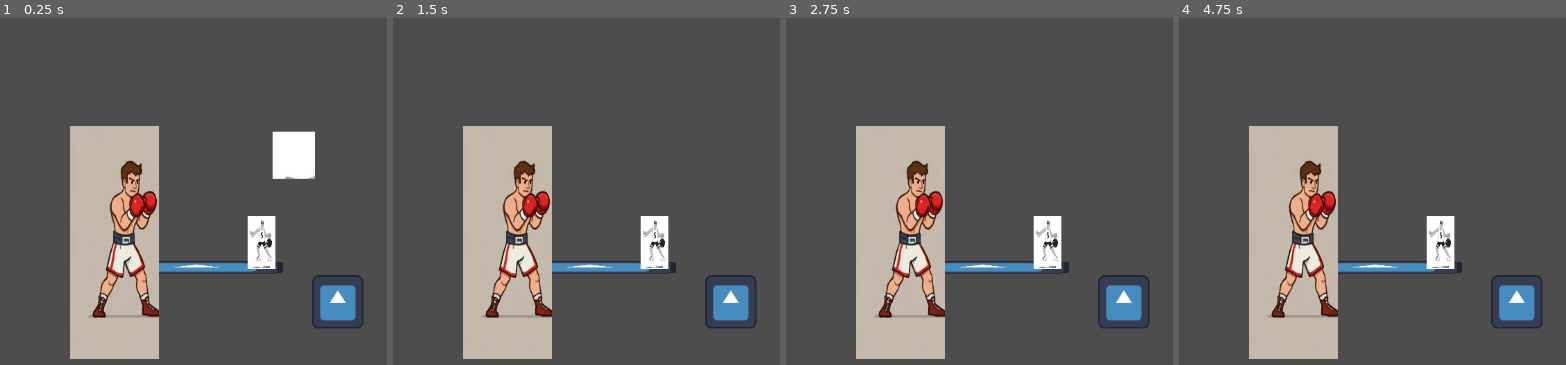
Above: before the commit, frames 1-4 (left to right).
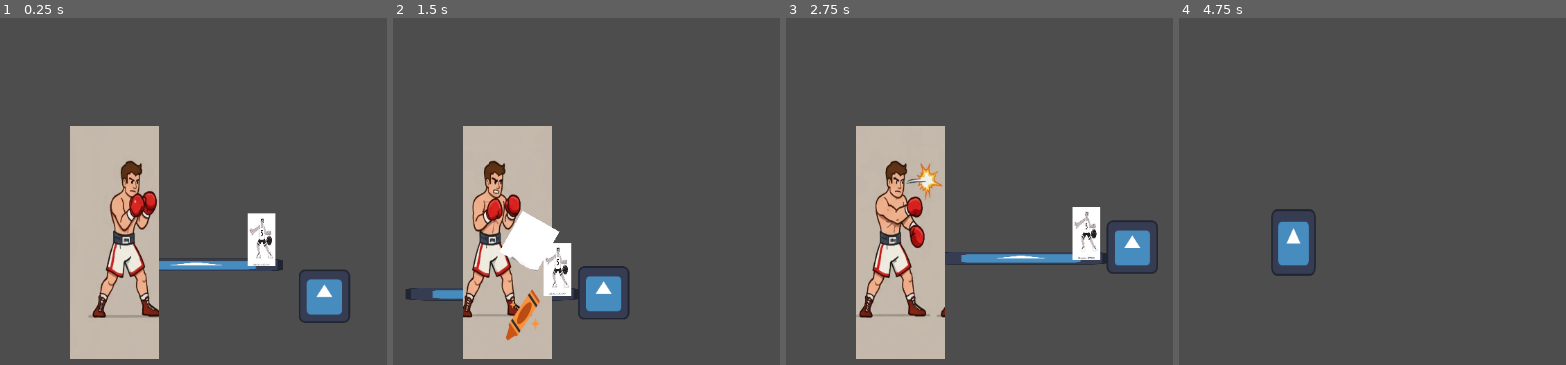
Above: after the commit, the same moments.

Repository: Matrosbu/BGJ2025GrupoSigma
Game: Godot game, scene res://main.tscn
Two runs of this game, one before a commit and one after it. Both use one fixed random seed, a clock stepped at 60 frames per second and the inputs below. The engine's default icon, where the game draws it, is replaced by a stand-in: a white triangle on a blue panel in a dark square.
Inputs:
- Up to frame 1 (0.25 s): no input
- Up to frame 2 (1.5 s): hold Right (ui_right) from 0.53 s (still down); tap C (attack) at 0.6, 1.35 s; tap Space (jump) at 0.77 s
- Up to frame 3 (2.75 s): tap Space (jump) at 1.52 s; release Right (ui_right) at 2.03 s; hold Left (ui_left) from 2.03 s (still down); tap C (attack) at 2.1 s
- Up to frame 4 (4.75 s): release Left (ui_left) at 2.78 s; hold Right (ui_right) 2.78-4.28 s; tap C (attack) at 2.85, 3.6, 4.35 s; tap Space (jump) at 3.02, 3.77, 4.52 s; hold Left (ui_left) from 4.28 s (still down)

The runs differ from the first frame. In frame 1, 4.1% of the frame differs, in the area x 41-94%, y 32-90%; in frame 2, 13%; in frame 3, 12%; in frame 4, 19%, in the area x 18-94%, y 31-99%.

Commit message:
Proyectil y enemigo lanzador funcionales

Diff:
--- a/GameJam2025/bahia-game-jam-2025/juego/enemigo_lanzador.gd
+++ b/GameJam2025/bahia-game-jam-2025/juego/enemigo_lanzador.gd
@@ -1,8 +1,17 @@
 extends CharacterBody2D # Or whatever your enemy's root node is
 
 @onready var spawn_proyectile: Node2D = $SpawnProyectil # Path to your projectile spawn point
-
+var player
 func _ready() -> void:
+	player = get_tree().get_first_node_in_group("player")
+	add_to_group("enemy")
+	await get_tree().create_timer(1.0).timeout
+	var timer = Timer.new()
+	timer.wait_time = 5
+	timer.autostart = true
+	timer.one_shot = false
+	add_child(timer)
+	timer.timeout.connect(throw_projectile)
 	throw_projectile()
 	# Example: Start throwing projectiles after a delay or based on enemy behavior
 	pass
@@ -10,15 +19,7 @@
 func throw_projectile() -> void:
 	var proyectile_instancia = load("res://juego/ProyectilEnemigoLanzador.tscn").instantiate()
 	get_parent().add_child(proyectile_instancia) # Add projectile to a parent node outside the enemy
-
 	proyectile_instancia.global_position = spawn_proyectile.global_position
-
-	# Calculate direction towards player (if aiming at player)
-	# var player_node = get_tree().get_first_node_in_group("player") # Assuming player is in "player" group
-	# if player_node:
-	#     var direction = (player_node.global_position - muzzle_position.global_position).normalized()
-	#     projectile_instance.apply_central_impulse(direction * throw_speed)
-		# else:
-		# Example: Throw in a fixed direction
-	var throw_direction = Vector2(1, 0).rotated(global_rotation) # Throw forward relative to enemy
-	proyectile_instancia.apply_central_impulse(Vector2(200,-200))
+	if player:
+		var direction = (player.global_position - spawn_proyectile.global_position).normalized()
+		proyectile_instancia.apply_central_impulse(direction * 400)
--- a/GameJam2025/bahia-game-jam-2025/juego/jugador.gd
+++ b/GameJam2025/bahia-game-jam-2025/juego/jugador.gd
@@ -68,6 +68,8 @@
 func _on_hurt_box_body_entered(body: Node2D) -> void:
 	if body.is_in_group("enemy"):
 		take_damage(10)
+	if body.is_in_group("proyectil"):
+		take_damage(15)
 
 
 func _on_sprite_frame_changed() -> void:
--- a/GameJam2025/bahia-game-jam-2025/juego/jugador.tscn
+++ b/GameJam2025/bahia-game-jam-2025/juego/jugador.tscn
@@ -1,6 +1,6 @@
 [gd_scene load_steps=13 format=3 uid="uid://dkh8xvqtk4yvg"]
 
-[ext_resource type="Script" path="res://juego/character_body_2d.gd" id="1_uljyr"]
+[ext_resource type="Script" path="res://juego/jugador.gd" id="1_uljyr"]
 [ext_resource type="Texture2D" uid="uid://bux6f8h4gm3bg" path="res://PlaceHoldersArte/bomhqZnTQyqVsW-YJh6tcw.webp" id="2_6ekb8"]
 [ext_resource type="Texture2D" uid="uid://cjjtn8kvi3pj" path="res://icon.svg" id="3_nma2j"]
 
--- a/GameJam2025/bahia-game-jam-2025/juego/proyectil_enemigo.gd
+++ b/GameJam2025/bahia-game-jam-2025/juego/proyectil_enemigo.gd
@@ -3,13 +3,13 @@
 # Add a timer to despawn the projectile after a certain time
 
 func _ready() -> void:
+	add_to_group("proyectil")
 	$DespawnTimer.timeout.connect(queue_free)
 	$DespawnTimer.start() # Despawn after 5 seconds
 
 func _on_body_entered(body: Node2D) -> void:
 	# Handle collision with other bodies (e.g., player, walls)
 	if body.is_in_group("player"):
-		# Deal damage to player
 		print("Projectile hit player!")
 		queue_free() # Despawn on impact
 	elif body.is_in_group("environment"):
